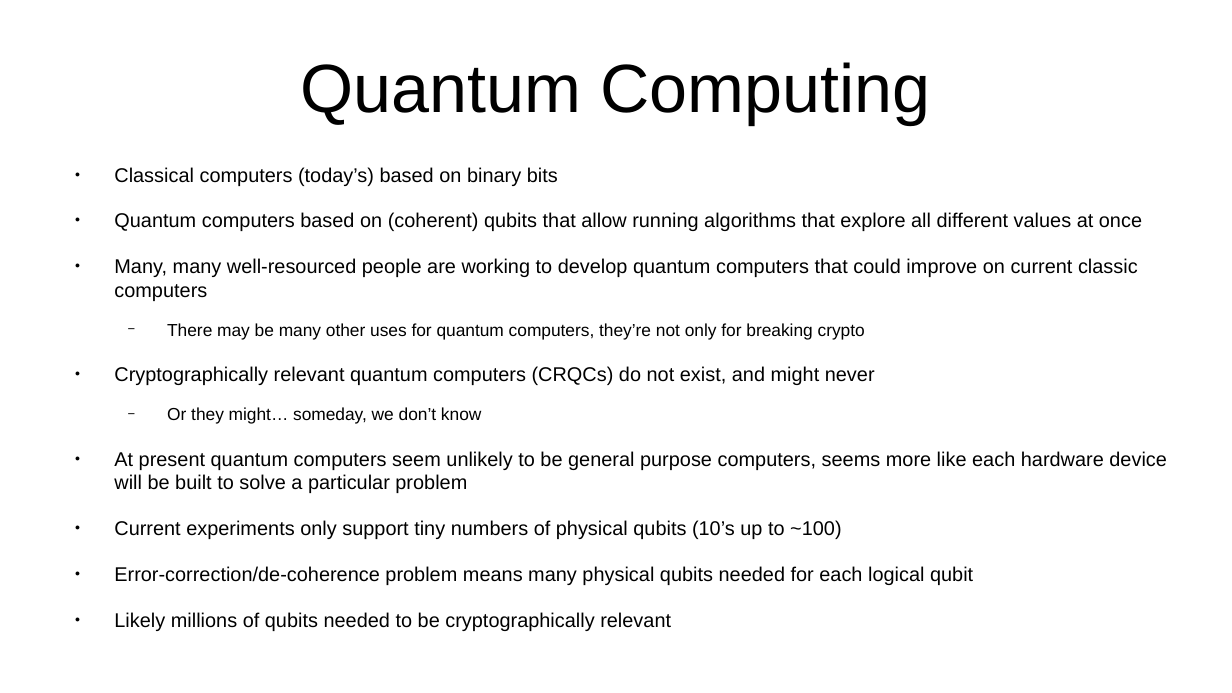
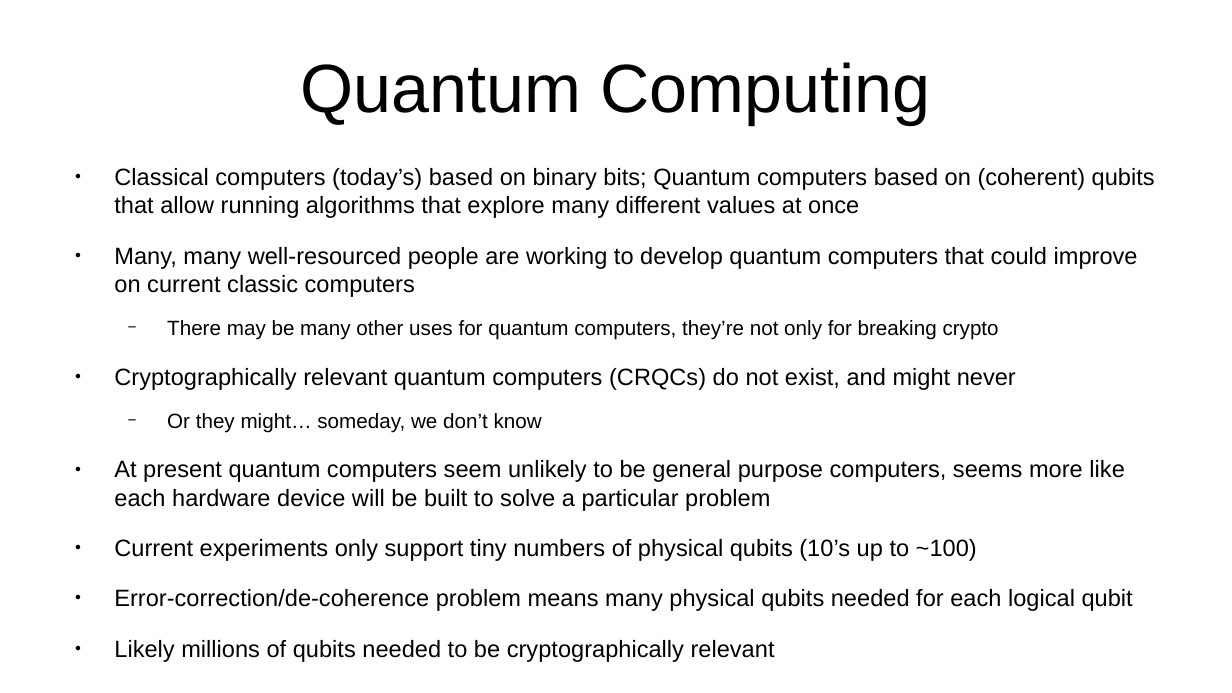
Before and after one commit to sftcd/cs7053, a slide deck: slide 5 of 2023lectures/05-pqc.odp. Drawn at 1232x693 pixels with LibreOffice and Linux fonts; fonts in the diff are those of the drawing. Boxes give left, top, right and bottom in pixels: in the first picture for what was removed or moved away, otherwise in the second. Text is boxed around its words. In the diff, an @@ line names an element or a change of style, - is before the commit and + after.

```diff
--- a/2023lectures/05-pqc.odp
+++ b/2023lectures/05-pqc.odp
@@ text at (114, 168, 1155, 218): text changed; size 12.8 to 15.2 pt @@
-● Classical computers (today’s) based on binary bits
-● Quantum computers based on (coherent) qubits that allow running algorithms that explore all different values at once
+● Classical computers (today’s) based on binary bits; Quantum computers based on (coherent) qubits that allow running algorithms that explore many different values at once
@@ text at (114, 247, 1138, 662): size 12.8 to 15.2 pt in "Many, many well-resourced people are working to ...", "Cryptographically relevant quantum computers (CRQCs) do not ...", "At present quantum computers seem unlikely to ...", "Current experiments only support tiny numbers of ..." and 2 more places; size 11.2 to 13.3 pt in "There may be many other uses for ...", "Or they might… someday, we don’t know" @@
```
Also in this commit, not shown: 9 other slides changed, 2 slides added, 2 slides removed, 8 other files.
